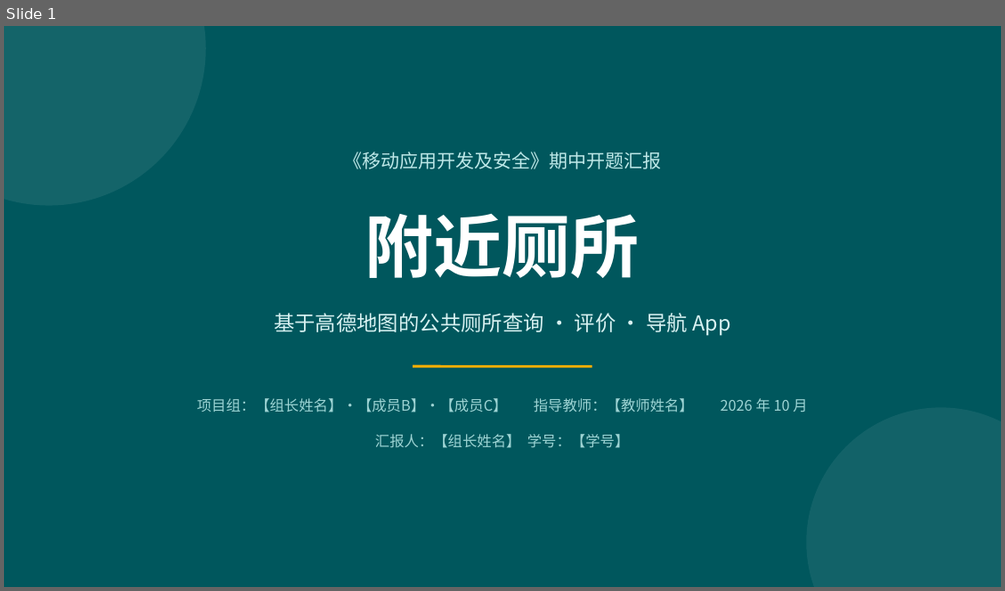
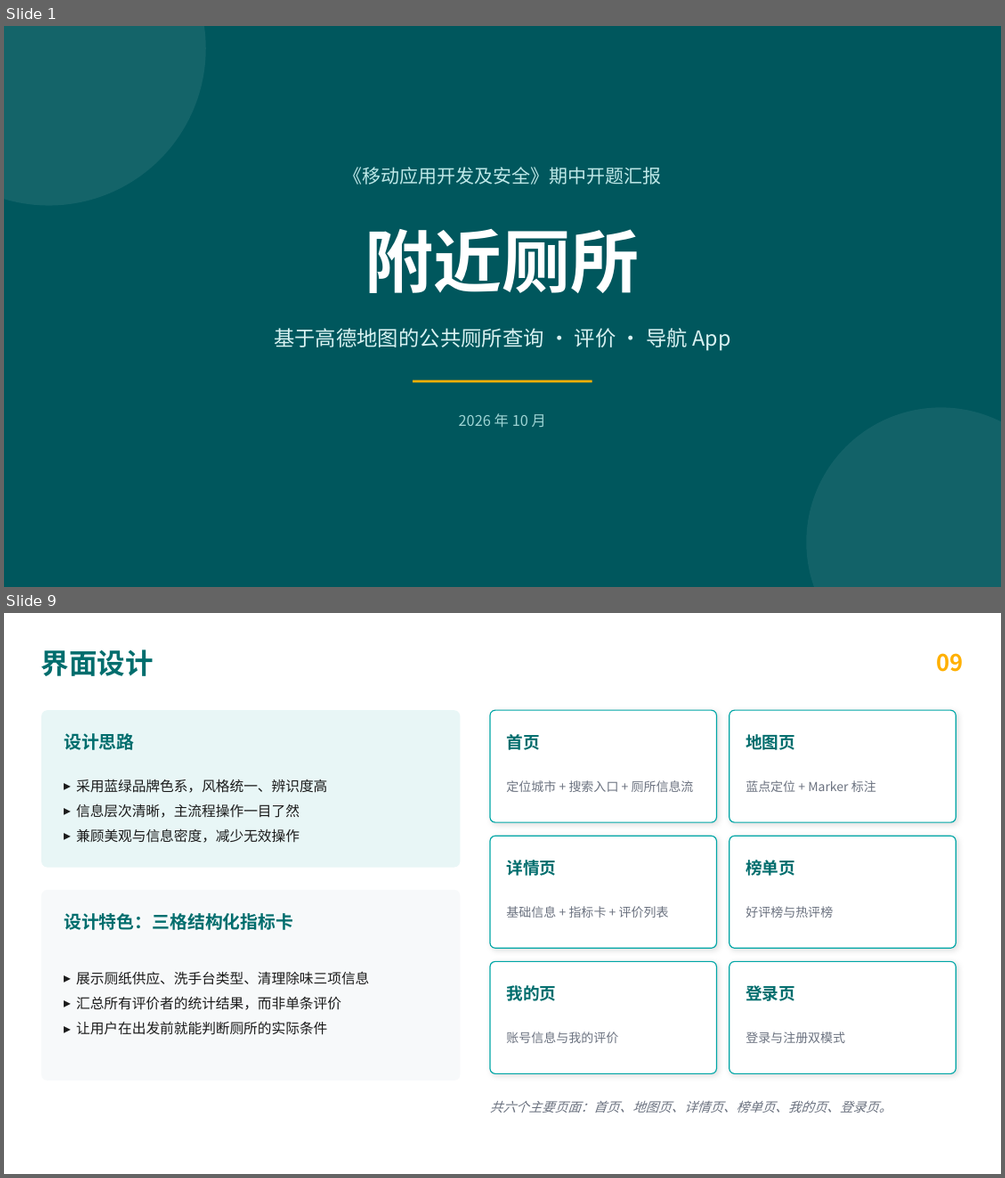
Before and after one commit to HeiCat233/lalmore, a slide deck: deliverables/期中开题汇报-附近厕所.pptx. Shown one above the other, each under a label of ours: slide 1 before the commit, slides 1 and 9 after it; the slides between them are not shown. The pictures are 1005x591 and 1005x1178 pixels, drawn with LibreOffice and Linux fonts; fonts in the diff are those of the drawing. Boxes give left, top, right and bottom in pixels: in the first picture for what was removed or moved away, otherwise in the second. Text is boxed around its words. In the diff, an @@ line names an element or a change of style, - is before the commit and + after.

```diff
--- a/deliverables/期中开题汇报-附近厕所.pptx
+++ b/deliverables/期中开题汇报-附近厕所.pptx
@@ slide 9 added at box(4, 613, 1001, 1174), background #FFFFFF @@
@@ text added at box(41, 649, 154, 676), 27 pt, text #006D6D, bold @@
+界面设计
@@ text added at box(936, 653, 963, 672), 22 pt, text #FFB000, bold @@
+09
@@ rounded rectangle added at box(41, 710, 461, 868), fill #E8F6F6 @@
@@ rounded rectangle added at box(490, 710, 717, 822), fill #FFFFFF, outline #00A6A6 1 pt @@
@@ rounded rectangle added at box(729, 710, 956, 822), fill #FFFFFF, outline #00A6A6 1 pt @@
@@ text added at box(64, 733, 134, 750), 17 pt, text #006D6D, bold @@
+设计思路
@@ text added at box(506, 734, 539, 750), 16 pt, text #006D6D, bold @@
+首页
@@ text added at box(745, 734, 795, 750), 16 pt, text #006D6D, bold @@
+地图页
@@ text added at box(76, 779, 327, 843), 13.5 pt, text #1B1B1B @@
+▸ 采用蓝绿品牌色系，风格统一、辨识度高
+▸ 信息层次清晰，主流程操作一目了然
+▸ 兼顾美观与信息密度，减少无效操作
@@ text added at box(506, 780, 694, 792), 12 pt, text #6B7280 @@
+定位城市 + 搜索入口 + 厕所信息流
@@ text added at box(745, 780, 876, 792), 12 pt, text #6B7280 @@
+蓝点定位 + Marker 标注
@@ rounded rectangle added at box(490, 835, 717, 948), fill #FFFFFF, outline #00A6A6 1 pt @@
@@ rounded rectangle added at box(729, 835, 956, 948), fill #FFFFFF, outline #00A6A6 1 pt @@
@@ text added at box(506, 860, 556, 876), 16 pt, text #006D6D, bold @@
+详情页
@@ text added at box(745, 860, 795, 876), 16 pt, text #006D6D, bold @@
+榜单页
@@ rounded rectangle added at box(41, 890, 461, 1080), fill #F7F9FA @@
@@ text added at box(506, 906, 669, 917), 12 pt, text #6B7280 @@
+基础信息 + 指标卡 + 评价列表
@@ text added at box(745, 906, 833, 917), 12 pt, text #6B7280 @@
+好评榜与热评榜
@@ text added at box(64, 913, 293, 930), 17 pt, text #006D6D, bold @@
+设计特色：三格结构化指标卡
@@ text added at box(76, 971, 369, 1035), 13.5 pt, text #1B1B1B @@
+▸ 展示厕纸供应、洗手台类型、清理除味三项信息
+▸ 汇总所有评价者的统计结果，而非单条评价
+▸ 让用户在出发前就能判断厕所的实际条件
@@ rounded rectangle added at box(490, 962, 717, 1074), fill #FFFFFF, outline #00A6A6 1 pt @@
@@ text added at box(506, 985, 556, 1001), 16 pt, text #006D6D, bold @@
+我的页
@@ rounded rectangle added at box(729, 962, 956, 1074), fill #FFFFFF, outline #00A6A6 1 pt @@
@@ text added at box(745, 985, 795, 1001), 16 pt, text #006D6D, bold @@
+登录页
@@ text added at box(506, 1031, 618, 1043), 12 pt, text #6B7280 @@
+账号信息与我的评价
@@ text added at box(745, 1031, 845, 1043), 12 pt, text #6B7280 @@
+登录与注册双模式
@@ text added at box(490, 1101, 891, 1112), 12.5 pt, text #6B7280, italic @@
+共六个主要页面：首页、地图页、详情页、榜单页、我的页、登录页。
@@ slide 1 changed as well @@
@@ 3 texts, 1 line: place and size @@
-3 texts, 1 line at box(274, 151, 730, 366)
+3 texts, 1 line at box(274, 167, 730, 381)
@@ text at box(459, 413, 546, 427): text changed @@
-项目组：【组长姓名】·【成员B】·【成员C】 指导教师：【教师姓名】 2026 年 10 月
+2026 年 10 月
@@ text removed at box(375, 434, 630, 448) @@
-汇报人：【组长姓名】 学号：【学号】
```
Also in this commit, not shown: 3 other slides changed, 6 other slides added, 10 slides removed, 5 other files.
